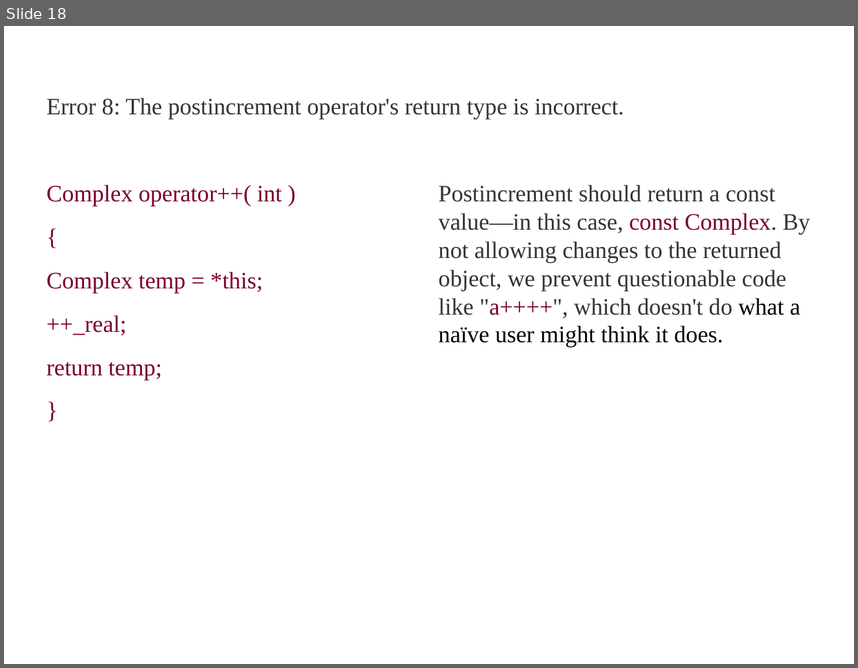
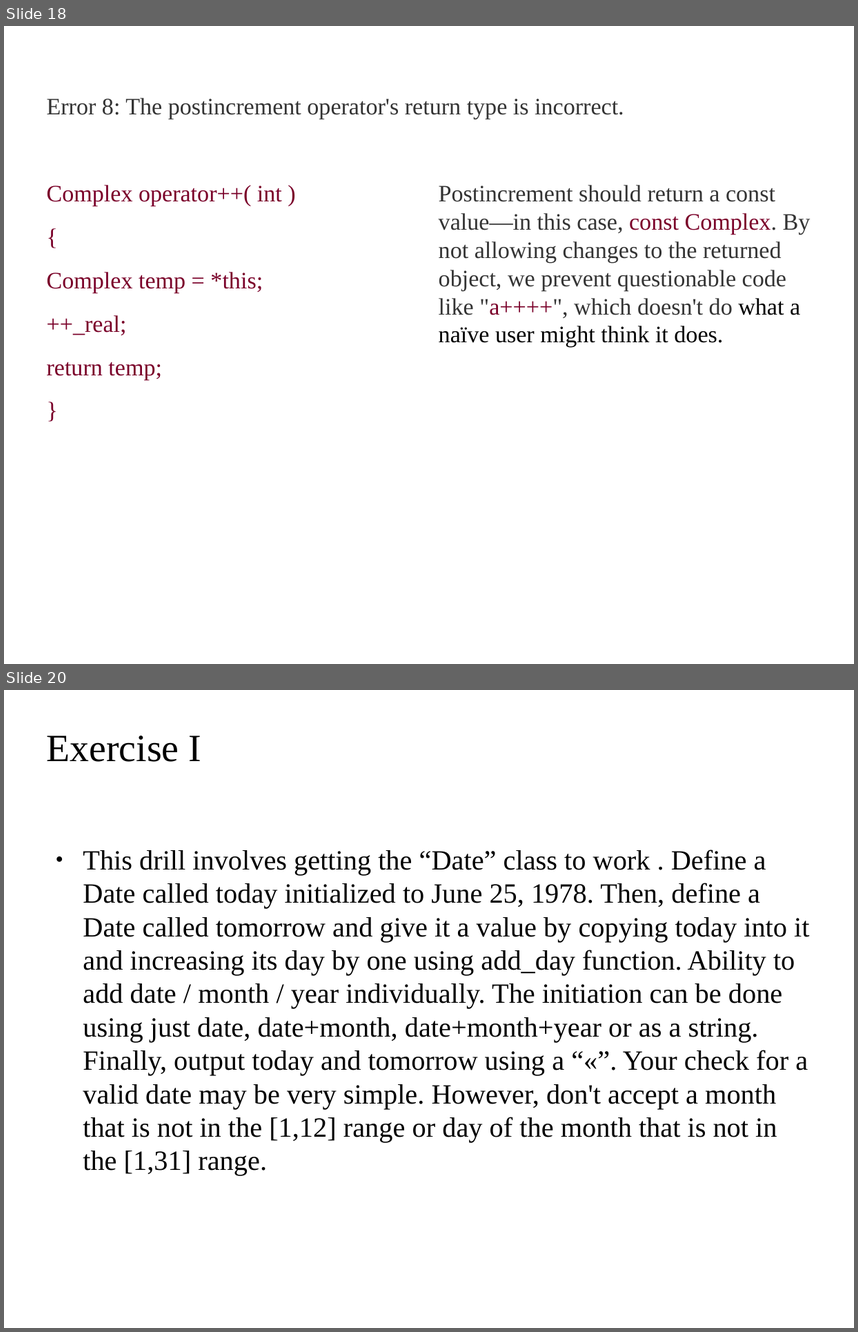
Before and after one commit to kks32/cpp-software-development, a slide deck: Ex11_Classes/Ex11_Classes.odp. Shown one above the other, each under a label of ours: slide 18 before the commit, slides 18 and 20 after it; the slides between them are not shown. The pictures are 858x668 and 858x1332 pixels, drawn with LibreOffice and Linux fonts; fonts in the diff are those of the drawing; background and template pictures are left out. Boxes give left, top, right and bottom in pixels: in the first picture for what was removed or moved away, otherwise in the second. Text is boxed around its words. In the diff, an @@ line names an element or a change of style, - is before the commit and + after.

Commit message:
Ex:11 Classes with exercises

```diff
--- a/Ex11_Classes/Ex11_Classes.odp
+++ b/Ex11_Classes/Ex11_Classes.odp
@@ slide 20 added at <box>4,690,854,1328</box>, background picture (left out) @@
@@ title added at <box>47,736,202,762</box>, 36 pt, text #000000 @@
+Exercise I
@@ text added at <box>83,849,809,1176</box>, 26 pt, text #000000 @@
+● This drill involves getting the “Date” class to work . Define a Date called today initialized to June 25, 1978. Then, define a Date called tomorrow and give it a value by copying today into it and increasing its day by one using add_day function. Ability to add date / month / year individually. The initiation can be done using just date, date+month, date+month+year or as a string. Finally, output today and tomorrow using a “«”. Your check for a valid date may be very simple. However, don't accept a month that is not in the [1,12] range or day of the month that is not in the [1,31] range.
```
Also in this commit, not shown: 1 slide changed, 1 other slide added, 1 other file.
